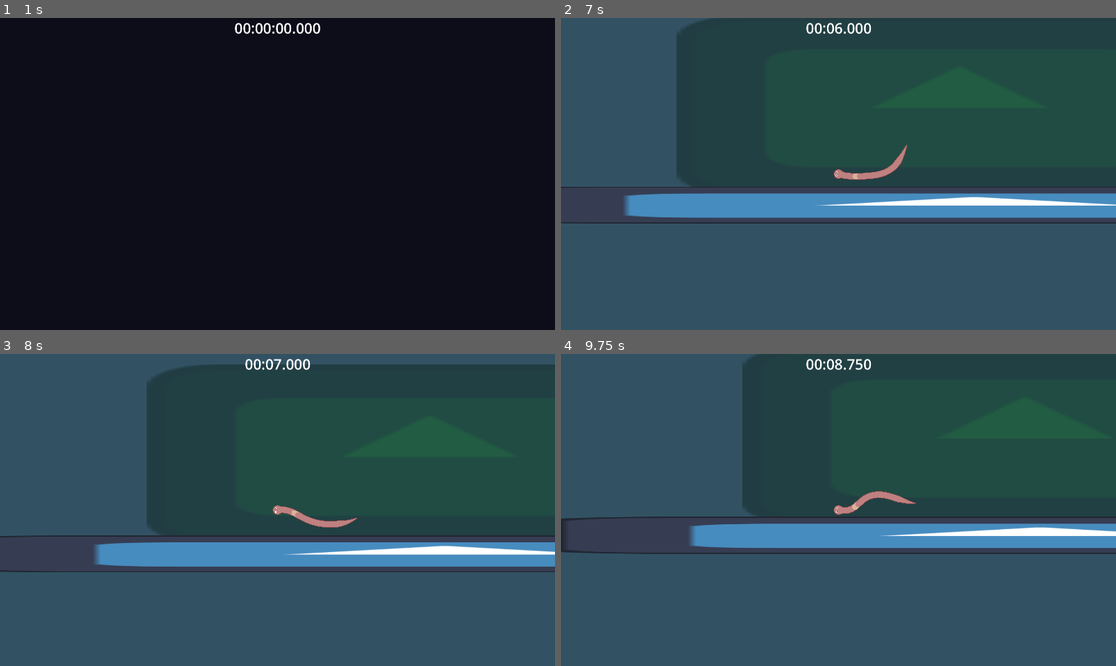
Above: before the commit, frames 1-4 (two rows, left to right).
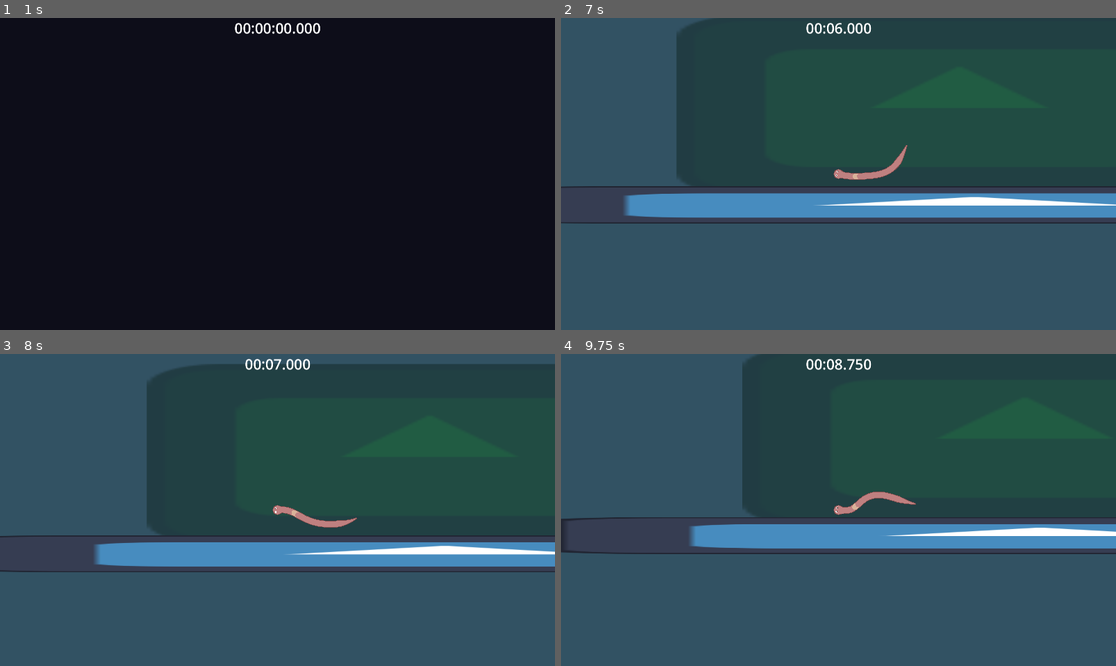
Above: after the commit, the same moments.

Repository: antax02/Mask-Spelet
Game: Godot game, scene res://scenes/ui/main_menu.tscn
Two runs of this game, one before a commit and one after it. Both use one fixed random seed, a clock stepped at 60 frames per second and the inputs below. The engine's default icon, where the game draws it, is replaced by a stand-in: a white triangle on a blue panel in a dark square.
Inputs (mouse positions are in pixels of both pictures, inside the frame that each line leads up to):
- Up to frame 1 (1 s): click "Play" at 0.5 s
- Up to frame 2 (7 s): move the mouse to (810, 236) at 1.27 s; move the mouse to (1005, 220) at 2.02 s; move the mouse to (672, 127) at 2.77 s; move the mouse to (866, 174) at 3.52 s; move the mouse to (755, 96) at 4.27 s; move the mouse to (960, 158) at 5.02 s; move the mouse to (727, 189) at 5.77 s; move the mouse to (894, 105) at 6.52 s
- Up to frame 3 (8 s): move the mouse to (249, 572) at 7.27 s
- Up to frame 4 (9.75 s): move the mouse to (1005, 556) at 8.02 s; move the mouse to (672, 463) at 8.77 s; move the mouse to (866, 510) at 9.52 s

Frame 1 is identical in both runs. In frame 2, 0.2% of the frame differs, in the area x 0-100%, y 43-55%; in frame 3, 0.1%; in frame 4, 0.7%, in the area x 6-100%, y 43-65%.

Commit message:
Add rock smash SFX and camera shake to player
Introduces two rock smash sound effects and integrates them into the player scene, triggered on ground enter/exit. Adds a Camera2D script for shake effects, enhancing feedback for player interactions with ground areas.

Diff:
--- a/scenes/player/player.tscn
+++ b/scenes/player/player.tscn
@@ -1,7 +1,10 @@
-[gd_scene load_steps=5 format=3 uid="uid://bggnwmnubx1wk"]
+[gd_scene load_steps=8 format=3 uid="uid://bggnwmnubx1wk"]
 
 [ext_resource type="Script" uid="uid://ct47vaipg3wj6" path="res://scripts/player/player.gd" id="1_qbvv4"]
 [ext_resource type="PackedScene" uid="uid://nqfmptmdr0p0" path="res://scenes/player/procedural_animation.tscn" id="2_gptef"]
+[ext_resource type="Script" uid="uid://dly3wj02xs5q5" path="res://scripts/player/camera.gd" id="2_p47bc"]
+[ext_resource type="AudioStream" uid="uid://rkllmvd2dnd4" path="res://assets/audio/sfx/rock_smash_01.wav" id="3_gmlin"]
+[ext_resource type="AudioStream" uid="uid://ctsqwxlu3qs05" path="res://assets/audio/sfx/rock_smash_02.wav" id="4_lvxji"]
 
 [sub_resource type="CircleShape2D" id="CircleShape2D_gptef"]
 radius = 25.0
@@ -20,7 +23,8 @@
 [node name="DetectionCollision" type="CollisionShape2D" parent="DetectionArea"]
 shape = SubResource("CircleShape2D_gptef")
 
-[node name="Camera2D" type="Camera2D" parent="."]
+[node name="Camera" type="Camera2D" parent="."]
+script = ExtResource("2_p47bc")
 
 [node name="ProceduralAnimation" parent="." instance=ExtResource("2_gptef")]
 segment_length = 15.0
@@ -28,5 +32,11 @@
 [node name="PhysicsCollision" type="CollisionShape2D" parent="."]
 shape = SubResource("CircleShape2D_dovo2")
 
+[node name="RockSmashEntranceSFX" type="AudioStreamPlayer" parent="."]
+stream = ExtResource("3_gmlin")
+
+[node name="RockSmashExitSFX" type="AudioStreamPlayer" parent="."]
+stream = ExtResource("4_lvxji")
+
 [connection signal="area_entered" from="DetectionArea" to="." method="_on_area_2d_area_entered"]
 [connection signal="area_exited" from="DetectionArea" to="." method="_on_area_2d_area_exited"]
--- /dev/null
+++ b/scripts/player/camera.gd
@@ -0,0 +1,15 @@
+extends Camera2D
+
+var shake_strength: float = 0.0
+var shake_decay: float = 5.0
+
+func _process(delta):
+	if shake_strength > 0:
+		shake_strength = lerpf(shake_strength, 0, shake_decay * delta)
+		offset = Vector2(
+			randf_range(-shake_strength, shake_strength),
+			randf_range(-shake_strength, shake_strength)
+		)
+
+func shake(strength: float):
+	shake_strength = strength
--- a/scripts/player/player.gd
+++ b/scripts/player/player.gd
@@ -5,6 +5,9 @@
 @export var acceleration: float = 200
 @export var max_speed: float = 300.0
 @export var min_speed: float = 50
+
+@onready var rock_smash_entrance_sfx: AudioStreamPlayer = $RockSmashEntranceSFX
+@onready var rock_smash_exit_sfx: AudioStreamPlayer = $RockSmashExitSFX
 
 var is_in_ground = false
 var default_gravity_scale: float
@@ -32,6 +35,8 @@
 func _on_area_2d_area_entered(area: Area2D) -> void:
 	if area.is_in_group("ground"):
 		is_in_ground = true
+		rock_smash_entrance_sfx.play();
+		$Camera.shake(2)
 
 	if area.is_in_group("finish"):
 		finished_level.emit()
@@ -39,6 +44,8 @@
 func _on_area_2d_area_exited(area: Area2D) -> void:
 	if area.is_in_group("ground"):
 		is_in_ground = false
+		rock_smash_exit_sfx.play();
+		$Camera.shake(2)
 
 func _input(event: InputEvent) -> void:
 	if event.is_action_pressed("restart"):
Not shown, added: assets/audio/sfx/rock_smash_01.wav.import
Not shown, added: assets/audio/sfx/rock_smash_02.wav.import
Not shown, added: scripts/player/camera.gd.uid
Not shown, added: assets/audio/sfx/rock_smash_01.wav
Not shown, added: assets/audio/sfx/rock_smash_02.wav
